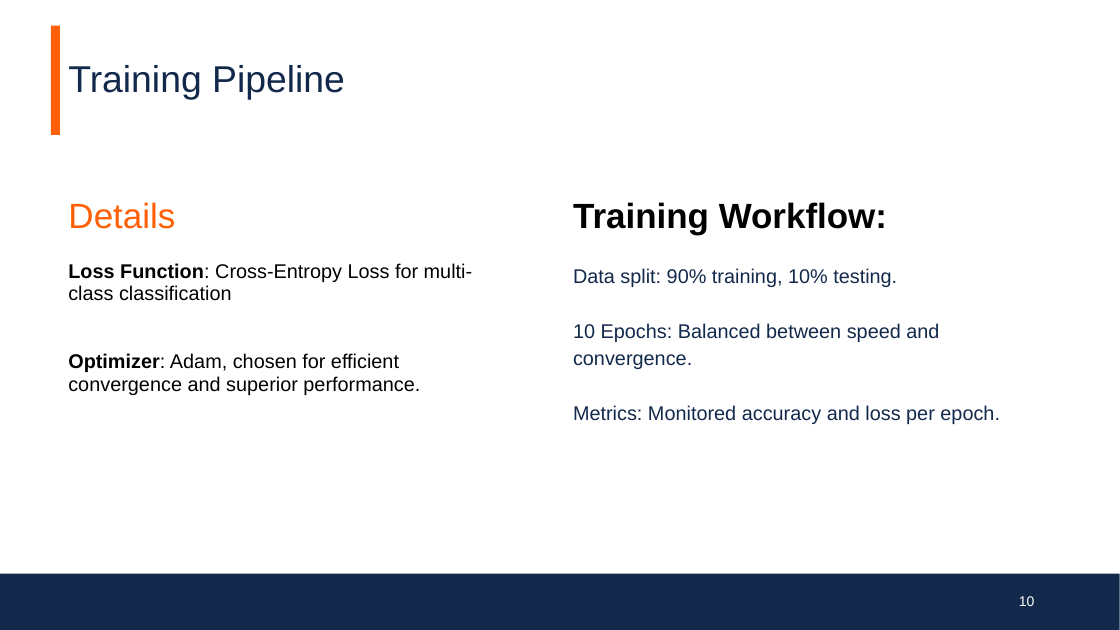
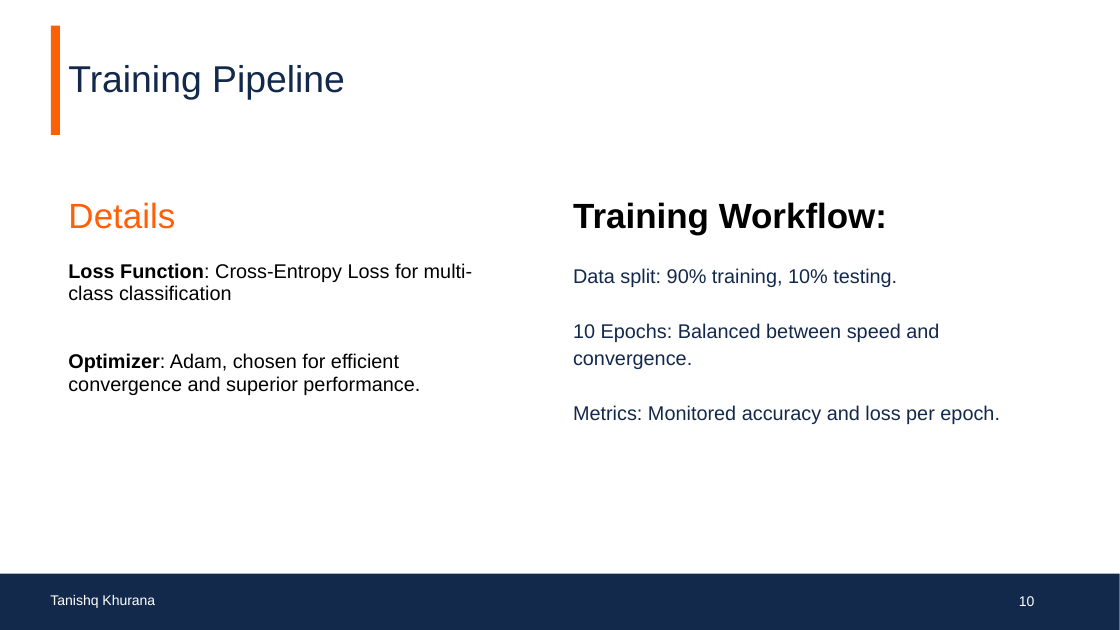
Before and after one commit to SimonKato/Chicago-Crime-Analysis, a slide deck: slide 10 of FinalPresentation.pptx. Drawn at 1120x630 pixels with LibreOffice and Linux fonts; fonts in the diff are those of the drawing; background and template pictures are left out. Boxes give left, top, right and bottom in pixels: in the first picture for what was removed or moved away, otherwise in the second. Text is boxed around its words. In the diff, an @@ line names an element or a change of style, - is before the commit and + after.

```diff
--- a/FinalPresentation.pptx
+++ b/FinalPresentation.pptx
@@ text added at box(50, 595, 155, 608), 12 pt, text #FFFFFF @@
+Tanishq Khurana
```
Also in this commit, not shown: 7 other slides changed, 5 slides added, 14 other files.
